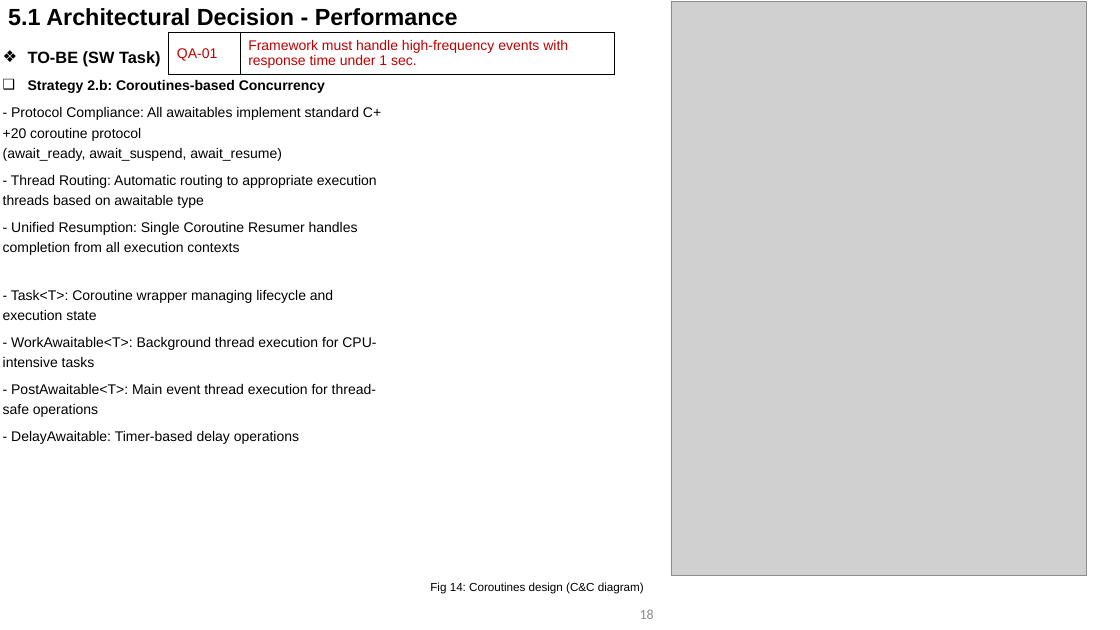
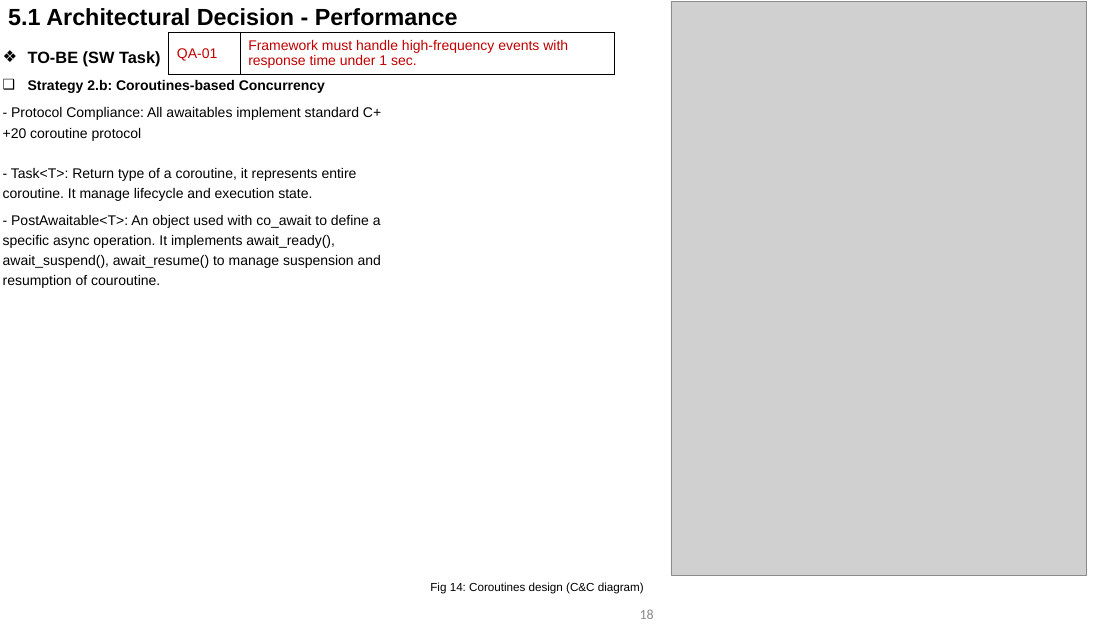
Before and after one commit to taikt/sw_task, a slide deck: slide 18 of doc/2025_SW_Task_Event_Loop_tai2.tran_v1.5.pptx. Drawn at 1120x630 pixels with LibreOffice and Linux fonts; fonts in the diff are those of the drawing; grey boxes stand for pictures. Boxes give left, top, right and bottom in pixels: in the first picture for what was removed or moved away, otherwise in the second. Text is boxed around its words. In the diff, an @@ line names an element or a change of style, - is before the commit and + after.

Commit message:
update

```diff
--- a/doc/2025_SW_Task_Event_Loop_tai2.tran_v1.5.pptx
+++ b/doc/2025_SW_Task_Event_Loop_tai2.tran_v1.5.pptx
@@ text at [3, 107, 381, 288]: text changed @@
-- Protocol Compliance: All awaitables implement standard C++20 coroutine protocol (await_ready, await_suspend, await_resume)
-- Thread Routing: Automatic routing to appropriate execution threads based on awaitable type
-- Unified Resumption: Single Coroutine Resumer handles completion from all execution contexts
-- Task<T>: Coroutine wrapper managing lifecycle and execution state
-- WorkAwaitable<T>: Background thread execution for CPU-intensive tasks
-- PostAwaitable<T>: Main event thread execution for thread-safe operations
-- DelayAwaitable: Timer-based delay operations
+- Protocol Compliance: All awaitables implement standard C++20 coroutine protocol
+- Task<T>: Return type of a coroutine, it represents entire coroutine. It manage lifecycle and execution state.
+- PostAwaitable<T>: An object used with co_await to define a specific async operation. It implements await_ready(), await_suspend(), await_resume() to manage suspension and resumption of couroutine.
```
Also in this commit, not shown: 40 other slides changed.
